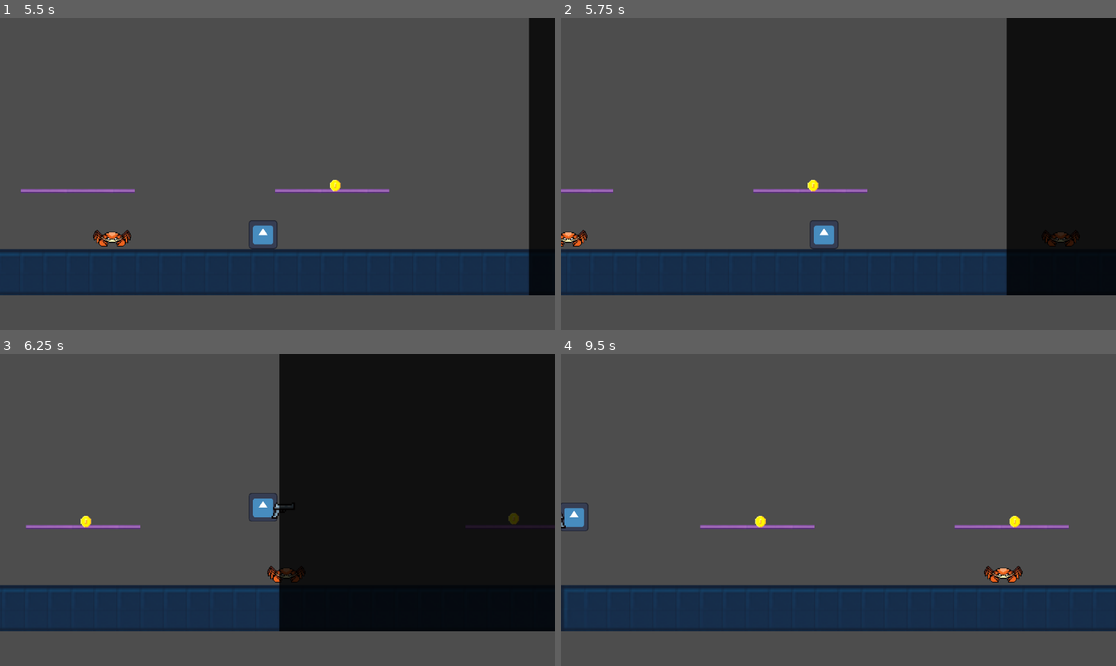
Above: before the commit, frames 1-4 (two rows, left to right).
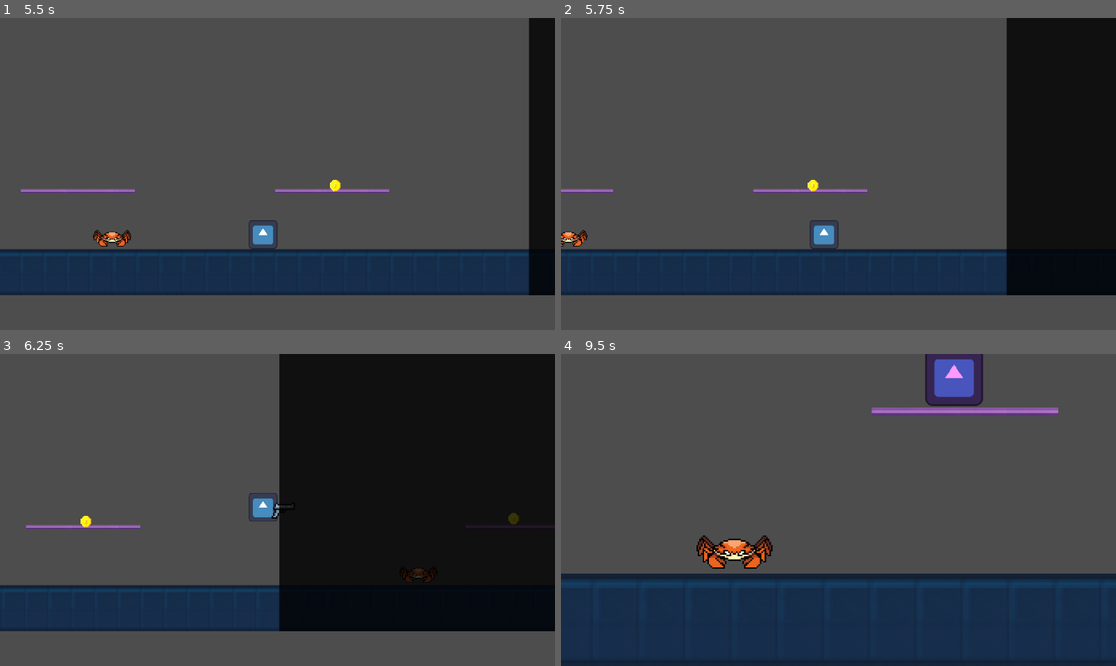
Above: after the commit, the same moments.

Repository: kartikeydino/Github_Project_Final_Prototype
Game: Godot game, scene res://scenes/game.tscn
The game is run twice, just before and just after one commit, with the same random seed, the same clock (stepped at 60 frames per second) and the same inputs. The engine's default icon, where the game draws it, is replaced by a stand-in: a white triangle on a blue panel in a dark square.
Inputs (mouse positions are in pixels of both pictures, inside the frame that each line leads up to):
- Up to frame 1 (5.5 s): move the mouse to (249, 236) at 0.52 s; hold Right (right) 0.53-2.03 s; tap E (e) at 0.6, 1.55, 2.1, 3.05, 3.6, 4.55, 5.1 s; tap Up (jump) at 0.77, 1.52, 3.02, 3.77, 4.52 s; move the mouse to (444, 220) at 1.27 s; tap C (chat) at 1.35, 4.35 s; move the mouse to (111, 127) at 2.02 s; hold Left (left) 2.03-4.28 s; move the mouse to (305, 174) at 2.77 s; click (305, 174) at 2.85 s; move the mouse to (194, 96) at 3.52 s; move the mouse to (399, 158) at 4.27 s; hold Right (right) from 4.28 s (still down); move the mouse to (166, 189) at 5.02 s
- Up to frame 2 (5.75 s): keep holding Right (right)
- Up to frame 3 (6.25 s): keep holding Right (right); move the mouse to (333, 441) at 5.77 s; click (333, 441) at 5.85 s; tap Up (jump) at 6.02 s; tap E (e) at 6.05 s
- Up to frame 4 (9.5 s): move the mouse to (810, 572) at 6.52 s; tap E (e) at 6.6, 7.55, 8.1, 9.05 s; tap Up (jump) at 6.77, 7.52, 9.02 s; move the mouse to (1005, 556) at 7.27 s; tap C (chat) at 7.35 s; move the mouse to (672, 463) at 8.02 s; release Right (right) at 8.03 s; hold Left (left) from 8.03 s (still down); move the mouse to (866, 510) at 8.77 s; click (866, 510) at 8.85 s

Frame 1 is identical in both runs. In frame 2, less than 0.1% of the frame differs, in the area x 87-93%, y 68-74%; in frame 3, 0.2%; in frame 4, 21%, in the area x 0-100%, y 0-100%.

Commit message:
implemented autoload into cutscene

Diff:
--- a/scenes/cutscene_1_2.tscn
+++ b/scenes/cutscene_1_2.tscn
@@ -1,6 +1,21 @@
 [gd_scene load_steps=7 format=3 uid="uid://moit5qvxu33j"]
 
 [ext_resource type="Script" path="res://scripts/cutscene1-2.gd" id="1_rdbo2"]
+
+[sub_resource type="Animation" id="Animation_wnlu6"]
+length = 0.001
+tracks/0/type = "value"
+tracks/0/imported = false
+tracks/0/enabled = true
+tracks/0/path = NodePath("ColorRect:color")
+tracks/0/interp = 1
+tracks/0/loop_wrap = true
+tracks/0/keys = {
+"times": PackedFloat32Array(0),
+"transitions": PackedFloat32Array(1),
+"update": 0,
+"values": [Color(0, 0, 0, 0.784314)]
+}
 
 [sub_resource type="Animation" id="Animation_75emg"]
 resource_name = "cover_fade"
@@ -16,21 +31,6 @@
 "transitions": PackedFloat32Array(1, 1),
 "update": 0,
 "values": [Color(0, 0, 0, 0.784314), Color(0, 0, 0, 0)]
-}
-
-[sub_resource type="Animation" id="Animation_wnlu6"]
-length = 0.001
-tracks/0/type = "value"
-tracks/0/imported = false
-tracks/0/enabled = true
-tracks/0/path = NodePath("ColorRect:color")
-tracks/0/interp = 1
-tracks/0/loop_wrap = true
-tracks/0/keys = {
-"times": PackedFloat32Array(0),
-"transitions": PackedFloat32Array(1),
-"update": 0,
-"values": [Color(0, 0, 0, 0.784314)]
 }
 
 [sub_resource type="AnimationLibrary" id="AnimationLibrary_0j8ya"]
--- a/scenes/enemy.tscn
+++ b/scenes/enemy.tscn
@@ -29,7 +29,6 @@
 [node name="Area2D" type="Area2D" parent="."]
 
 [node name="CollisionShape2D" type="CollisionShape2D" parent="Area2D"]
-scale = Vector2(1, 1)
 shape = SubResource("RectangleShape2D_y0hqe")
 
 [node name="killzone" parent="." instance=ExtResource("3_lmrln")]
--- a/scripts/autoload.gd
+++ b/scripts/autoload.gd
@@ -5,4 +5,5 @@
 var death_count = 0
 var talked = false
 
-var level_2_discovered = false
+var levels_discovered: int = 1
+var player_speed: int = 230
--- a/scripts/cutscene1-2.gd
+++ b/scripts/cutscene1-2.gd
@@ -16,13 +16,11 @@
 
 		if is_path_following:
 			pathfollower.progress_ratio += 0.005
-
 			if pathfollower.progress_ratio >= 1:
 				cutsceneending()
 
 func _on_player_detection_area_body_entered(body):
 	if body.has_method("player"):
-		variables.level_2_discovered = true
 		player = body
 		if !has_player_entered_area:
 			has_player_entered_area = true
@@ -30,7 +28,7 @@
 
 
 func cutsceneopening():
-
+	variables.player_speed = 0
 	is_opening_cutscene = true
 	animplayer.play("cover_fade")
 	player.camera.enabled = false
@@ -39,6 +37,8 @@
 
 
 func cutsceneending():
+	variables.levels_discovered = 2
+	variables.player_speed = 230
 	is_opening_cutscene = false
 	is_path_following = false
 	camera.enabled = false
--- a/scripts/enemy.gd
+++ b/scripts/enemy.gd
@@ -38,18 +38,19 @@
 	# --- PATROL LOGIC ---
 
 	# 1. Check if we reached the right boundary
-	if position.x >= starting_x + DISTANCE_TO_TRAVEL:
+	if position.x >= starting_x + DISTANCE_TO_TRAVEL and variables.levels_discovered >= level_number:
 		move_direction = -1 # Change direction to left
 		enemy_sprite.flip_h = true # Optional: Flip sprite to face left
 
 	# 2. Check if we reached the left boundary
-	elif position.x <= starting_x - DISTANCE_TO_TRAVEL:
+	elif position.x <= starting_x - DISTANCE_TO_TRAVEL and variables.levels_discovered >= level_number:
 		move_direction = 1 # Change direction to right
 		enemy_sprite.flip_h = false # Optional: Flip sprite to face right
 
 	# 3. Apply the calculated velocity
 
-	velocity.x = move_direction * SPEED
+	if variables.levels_discovered>= level_number:
+		velocity.x = move_direction * SPEED
 
 	move_and_slide()
 
--- a/scripts/player.gd
+++ b/scripts/player.gd
@@ -4,7 +4,7 @@
 @onready var gun = $gun
 @onready var camera = $Camera2D
 
-const SPEED = 230.0
+
 const JUMP_VELOCITY = -300.0
 var jump_count = 0
 
@@ -52,9 +52,9 @@
 		gun_direction = -1
 
 	if direction:
-		velocity.x = direction * SPEED
+		velocity.x = direction * variables.player_speed
 	else:
-		velocity.x = move_toward(velocity.x, 0, SPEED)
+		velocity.x = move_toward(velocity.x, 0, variables.player_speed)
 
 	move_and_slide()
 
